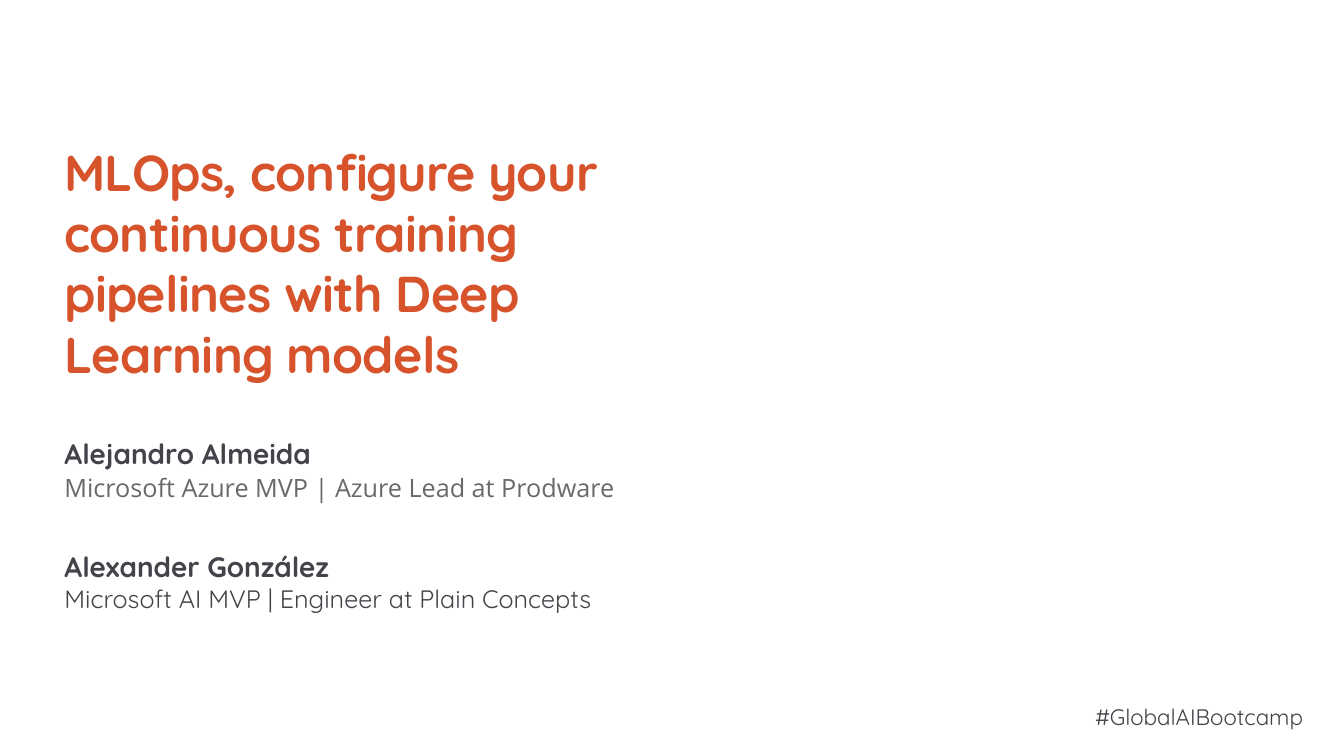
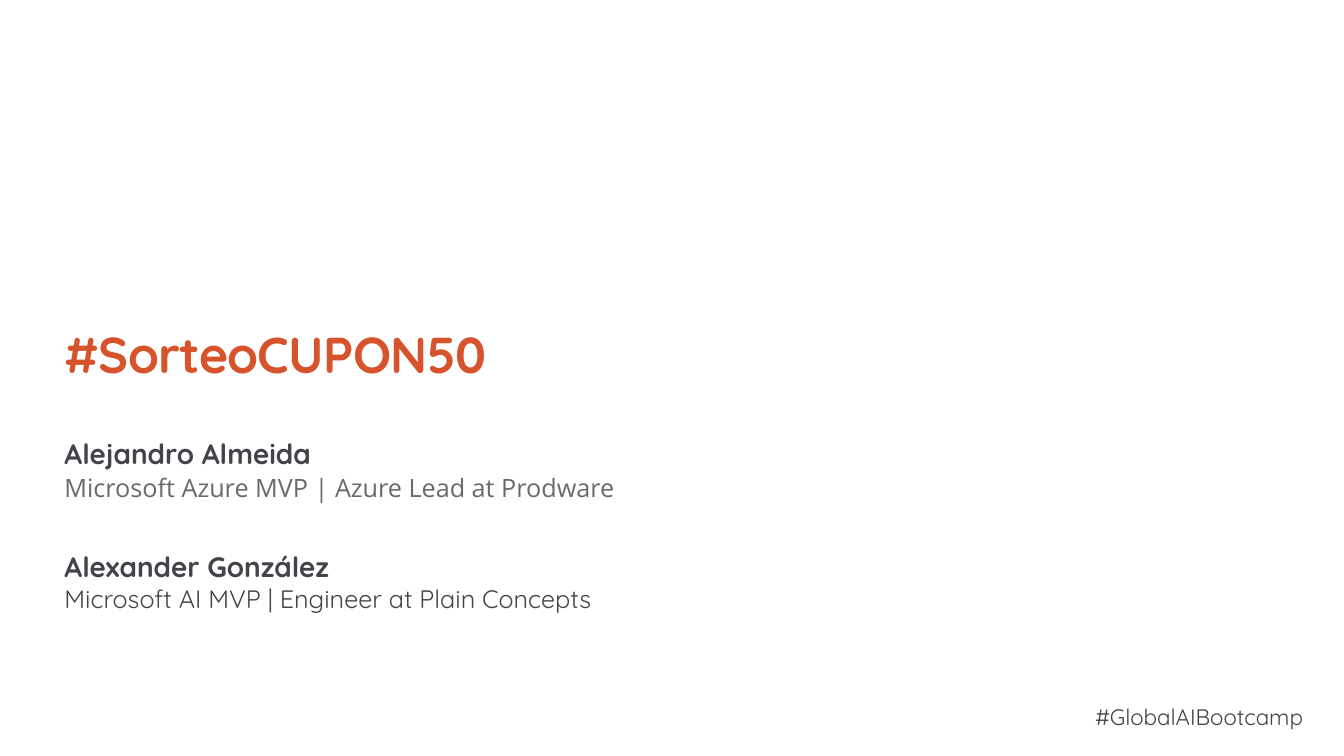
Before and after one commit to GlobalAISpain/GlobalAIBootcamp2020, a slide deck: slide 2 of PPT/1. MLOps, configure your continuous training pipelines with Deep Learning models.pptx. Drawn at 1344x756 pixels with LibreOffice and Linux fonts; fonts in the diff are those of the drawing; background and template pictures are left out. Boxes give left, top, right and bottom in pixels: in the first picture for what was removed or moved away, otherwise in the second. Text is boxed around its words. In the diff, an @@ line names an element or a change of style, - is before the commit and + after.

```diff
--- a/PPT/1. MLOps, configure your continuous training pipelines with Deep Learning models.pptx
+++ b/PPT/1. MLOps, configure your continuous training pipelines with Deep Learning models.pptx
@@ title at box(64, 337, 486, 374): text changed @@
-MLOps, configure your continuous training pipelines with Deep Learning models
+#SorteoCUPON50
```
Also in this commit, not shown: 2 slides added, 1 slide removed, 4 other files.
